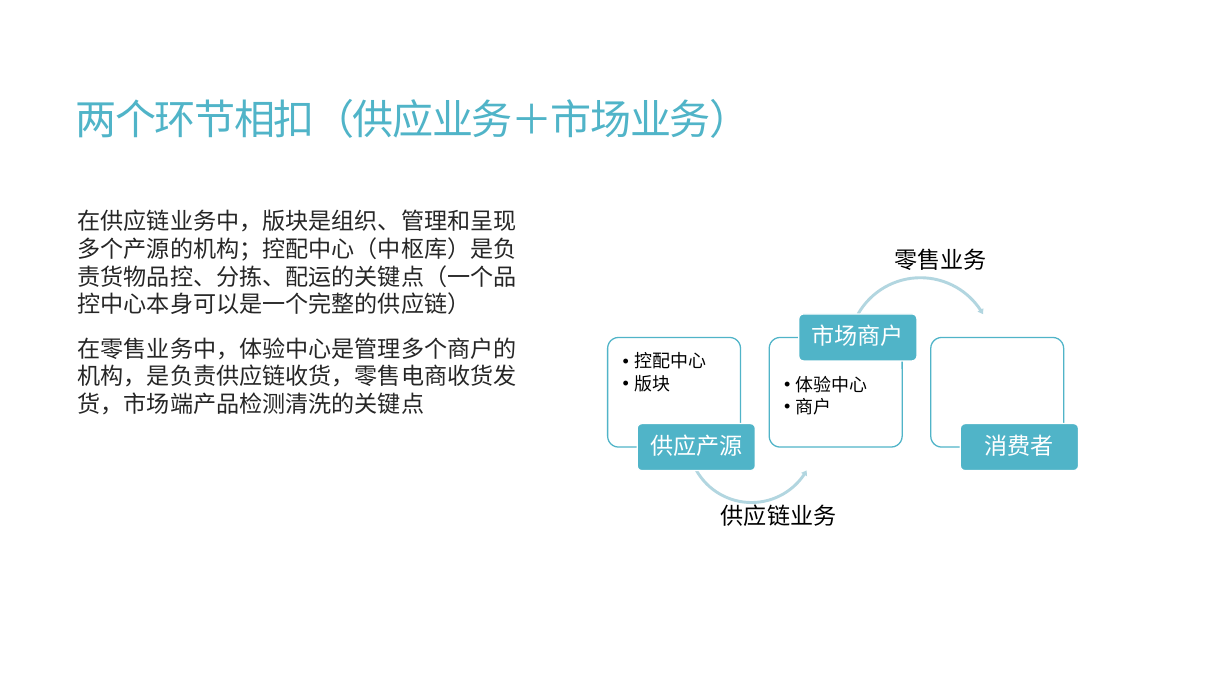
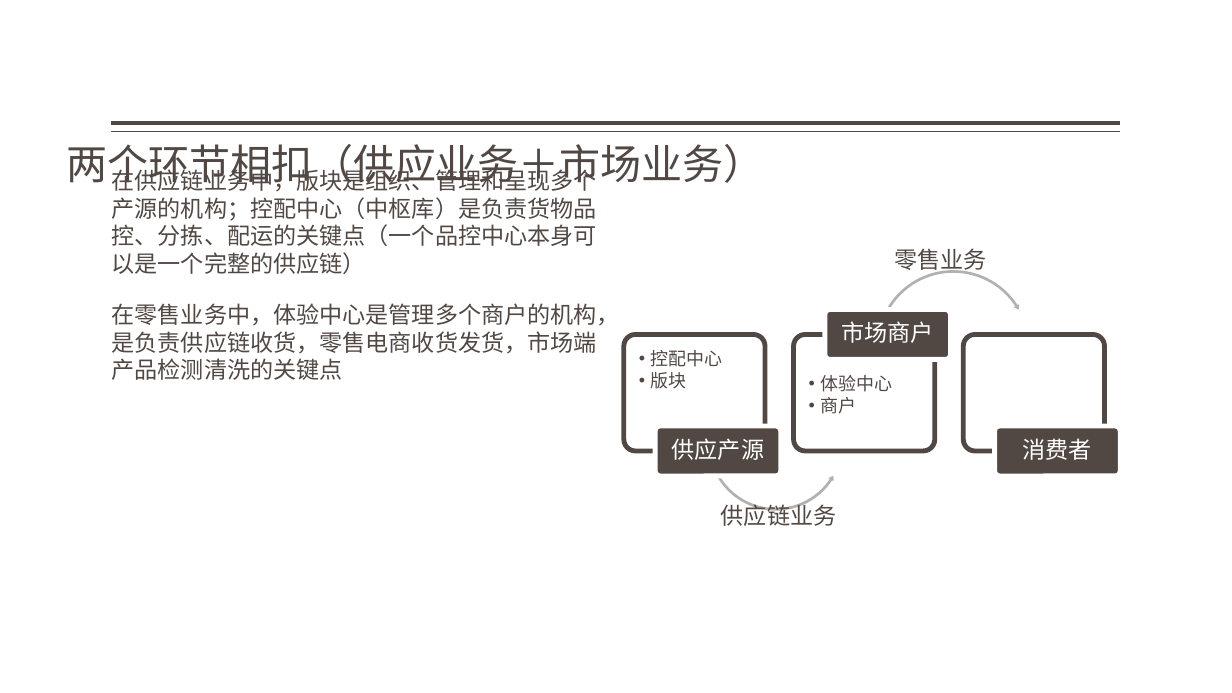
Before and after one commit to jzgi/chainsmart, a slide deck: slide 8 of Docs/品链供销平台.pptx. Drawn at 1232x693 pixels with LibreOffice and Linux fonts; fonts in the diff are those of the drawing. Boxes give left, top, right and bottom in pixels: in the first picture for what was removed or moved away, otherwise in the second. Text is boxed around its words. In the diff, an @@ line names an element or a change of style, - is before the commit and + after.

```diff
--- a/Docs/品链供销平台.pptx
+++ b/Docs/品链供销平台.pptx
@@ title "两个环节相扣（供应业务＋市场业务）" at <box>66,144,764,190</box>: text colour #50B4C8 to #514843, letter spacing -1.2 to 0 pt; line spacing 0.85 to 0.9; vertical alignment middle to bottom @@
@@ line added from (1121, 123) to (112, 123), #514843 3 pt @@
@@ line added from (1121, 132) to (112, 132), #514843 1 pt @@
@@ text "在供应链业务中，版块是组织、管理和呈现多个产源的机构；控配中心（中枢库）是负责货物品控、分拣、配运的关键点（一个品控中心 ...": place and size @@
-text "在供应链业务中，版块是组织、管理和呈现多个产源的机构；控配中心（中枢库）是负责货物品控、分拣、配运的关键点（一个品控中心 ..." at <box>78,209,517,415</box>
+text "在供应链业务中，版块是组织、管理和呈现多个产源的机构；控配中心（中枢库）是负责货物品控、分拣、配运的关键点（一个品控中心 ..." at <box>112,166,620,380</box>
@@ text "在供应链业务中，版块是组织、管理和呈现多个产源的机构；控配中心（中枢库）是负责货物品控、分拣、配运的关键点（一个品控中心 ..." at <box>112,166,620,380</box>: text colour #262626 to #514843; more space between paragraphs @@
@@ circular arrow at <box>875,268,1032,425</box>: fill #B3D6E0 to #B3B1B0; proportions changed @@
@@ circular arrow: place and size @@
-circular arrow at <box>846,274,996,425</box>
+circular arrow at <box>875,268,1032,425</box>
@@ rounded rectangle: place and size @@
-rounded rectangle at <box>799,314,917,361</box>
+rounded rectangle at <box>825,310,951,360</box>
@@ text "市场商户": place and size @@
-text "市场商户" at <box>812,324,904,346</box>
+text "市场商户" at <box>842,321,934,343</box>
@@ rounded rectangle: place and size @@
-rounded rectangle at <box>608,337,741,447</box>
+rounded rectangle at <box>624,335,765,451</box>
@@ text "控配中心": place and size @@
-text "控配中心" at <box>634,352,706,392</box>
+text "控配中心" at <box>651,350,723,389</box>
@@ rounded rectangle: place and size @@
-rounded rectangle at <box>769,337,902,447</box>
+rounded rectangle at <box>794,335,935,451</box>
@@ outline #50B4C8 1 pt to #514843 3.78 pt in 3 elements at <box>624,335,765,451</box>, <box>794,335,935,451</box>, <box>964,335,1105,451</box> @@
@@ rounded rectangle: place and size @@
-rounded rectangle at <box>931,337,1064,447</box>
+rounded rectangle at <box>964,335,1105,451</box>
@@ left circular arrow: place and size @@
-left circular arrow at <box>685,372,818,506</box>
+left circular arrow at <box>707,373,846,512</box>
@@ left circular arrow at <box>707,373,846,512</box>: fill #B3D6E0 to #B3B1B0; proportions changed @@
@@ text colour #000000 to #514843 in 4 elements at <box>721,501,836,526</box>, <box>894,248,986,274</box>, <box>651,350,723,389</box>, <box>820,375,892,414</box> @@
@@ text "体验中心": place and size @@
-text "体验中心" at <box>796,376,868,415</box>
+text "体验中心" at <box>820,375,892,414</box>
@@ rounded rectangle: place and size @@
-rounded rectangle at <box>638,423,756,470</box>
+rounded rectangle at <box>655,426,781,476</box>
@@ text "供应产源": place and size @@
-text "供应产源" at <box>650,434,742,456</box>
+text "供应产源" at <box>672,438,764,460</box>
@@ fill #50B4C8 to #514843; outline #FFFFFF 1 pt to #FFFFFF 3.78 pt in 3 elements at <box>655,426,781,476</box>, <box>825,310,951,360</box>, <box>994,426,1120,476</box> @@
@@ rounded rectangle: place and size @@
-rounded rectangle at <box>960,423,1079,470</box>
+rounded rectangle at <box>994,426,1120,476</box>
@@ text "消费者": place and size @@
-text "消费者" at <box>985,434,1054,456</box>
+text "消费者" at <box>1023,438,1092,460</box>
```
Also in this commit, not shown: 24 other slides changed, 2 slides added, 11 other files.
